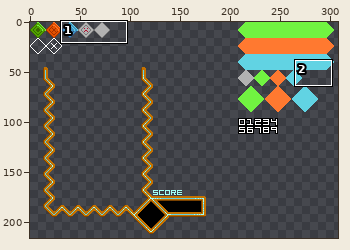
Pixel-art file, stored at gwj/ase/gametileset.ase. Above: a wide view before the commit, with the close-up outlined.
Close-up. Before:
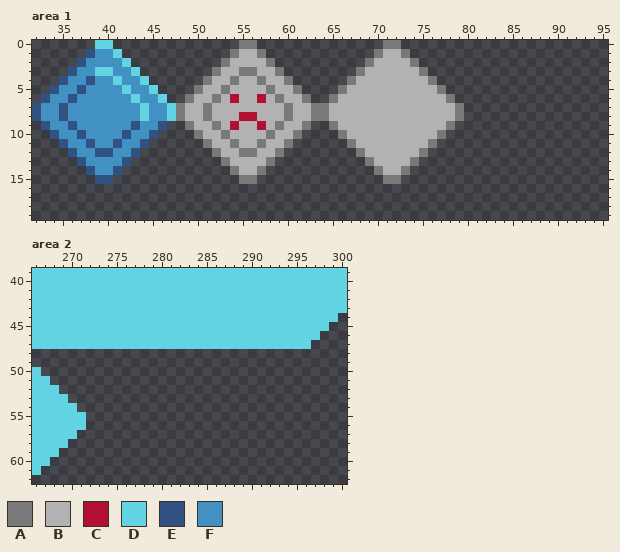
320x320 pixels, 1 frame. Shown: area 1: x 32..95, y 0..19; area 2: x 266..300, y 39..62. The wide view leaves out empty margins.
Visible layers, top first: "Layer 2", "Layer 3", "Layer 1".
Palette (. is transparent): A #797979  B #b2b2b2  C #b21030  D #61d3e3  E #305182  F #4192c3
Pixels before, area 1, first column x 32:
 0 .......DD..............AA..............AA.......
 1 ......EFFD............ABBA............ABBA......
 2 .....EFFFFD..........ABBBBA..........ABBBBA.....
 3 ....EFFDDFFD........ABBAABBA........ABBBBBBA....
 4 ...EFFEFFDFFD......ABBABBABBA......ABBBBBBBBA...
 5 ..EFFEFFFFDFFD....ABBABBBBABBA....ABBBBBBBBBBA..
 6 .EFFEFFFFFFDFFD..ABBABCBBCBABBA..ABBBBBBBBBBBBA.
 7 EFFEFFFFFFFFDFFDABBABBBBBBBBABBAABBBBBBBBBBBBBBA
 8 EFFEFFFFFFFFDFFDABBABBBCCBBBABBAABBBBBBBBBBBBBBA
 9 .EFFEFFFFFFEFFE..ABBABCBBCBABBA..ABBBBBBBBBBBBA.
10 ..EFFEFFFFEFFE....ABBABBBBABBA....ABBBBBBBBBBA..
11 ...EFFEFFEFFE......ABBABBABBA......ABBBBBBBBA...
12 ....EFFEEFFE........ABBAABBA........ABBBBBBA....
13 .....EFFFFE..........ABBBBA..........ABBBBA.....
14 ......EFFE............ABBA............ABBA......
15 .......EE..............AA..............AA.......
Pixels before, area 2, first column x 266:
39 DDDDDDDDDDDDDDDDDDDDDDDDDDDDDDDDDDD
40 DDDDDDDDDDDDDDDDDDDDDDDDDDDDDDDDDDD
41 DDDDDDDDDDDDDDDDDDDDDDDDDDDDDDDDDDD
42 DDDDDDDDDDDDDDDDDDDDDDDDDDDDDDDDDDD
43 DDDDDDDDDDDDDDDDDDDDDDDDDDDDDDDDDDD
44 DDDDDDDDDDDDDDDDDDDDDDDDDDDDDDDDDD.
45 DDDDDDDDDDDDDDDDDDDDDDDDDDDDDDDDD..
46 DDDDDDDDDDDDDDDDDDDDDDDDDDDDDDDD...
47 DDDDDDDDDDDDDDDDDDDDDDDDDDDDDDD....
48 ...................................
49 ...................................
50 D..................................
51 DD.................................
52 DDD................................
53 DDDD...............................
54 DDDDD..............................
55 DDDDDD.............................
56 DDDDDD.............................
57 DDDDD..............................
58 DDDD...............................
59 DDD................................
60 DD.................................
61 D..................................
Once edited:
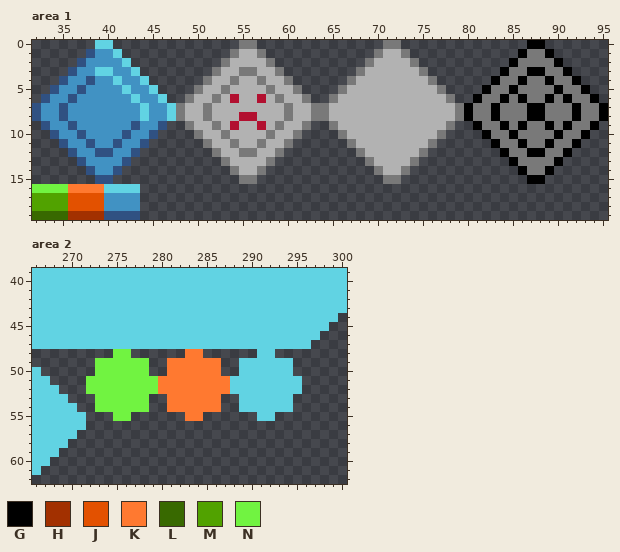
Colours new in this view: G #000000  H #a23000  J #e35100  K #ff7930  L #386900  M #51a200  N #71f341
From old to new:
Changed rows in their new state; - is an unchanged pixel.
Area 1, layer "Layer 1":
first column x 32:
 0 -------------------------------------------------------GG-------
 1 ------------------------------------------------------GAAG------
 2 -----------------------------------------------------GAAAAG-----
 3 ----------------------------------------------------GAAGGAAG----
 4 ---------------------------------------------------GAAGAAGAAG---
 5 --------------------------------------------------GAAGAAAAGAAG--
 6 -------------------------------------------------GAAGAGAAGAGAAG-
 7 ------------------------------------------------GAAGAAAGGAAAGAAG
 8 ------------------------------------------------GAAGAAAGGAAAGAAG
 9 -------------------------------------------------GAAGAGAAGAGAAG-
10 --------------------------------------------------GAAGAAAAGAAG--
11 ---------------------------------------------------GAAGAAGAAG---
12 ----------------------------------------------------GAAGGAAG----
13 -----------------------------------------------------GAAAAG-----
14 ------------------------------------------------------GAAG------
15 -------------------------------------------------------GG-------
16 NNNNKKKKDDDD----------------------------------------------------
17 MMMMJJJJFFFF----------------------------------------------------
18 MMMMJJJJFFFF----------------------------------------------------
19 LLLLHHHHEEEE----------------------------------------------------
Area 2, layer "Layer 1":
first column x 272:
48 ---NN------KK------DD---
49 -NNNNNN--KKKKKK--DDDDDD-
50 -NNNNNN--KKKKKK--DDDDDD-
51 NNNNNNNNKKKKKKKKDDDDDDDD
52 NNNNNNNNKKKKKKKKDDDDDDDD
53 -NNNNNN--KKKKKK--DDDDDD-
54 -NNNNNN--KKKKKK--DDDDDD-
55 ---NN------KK------DD---
